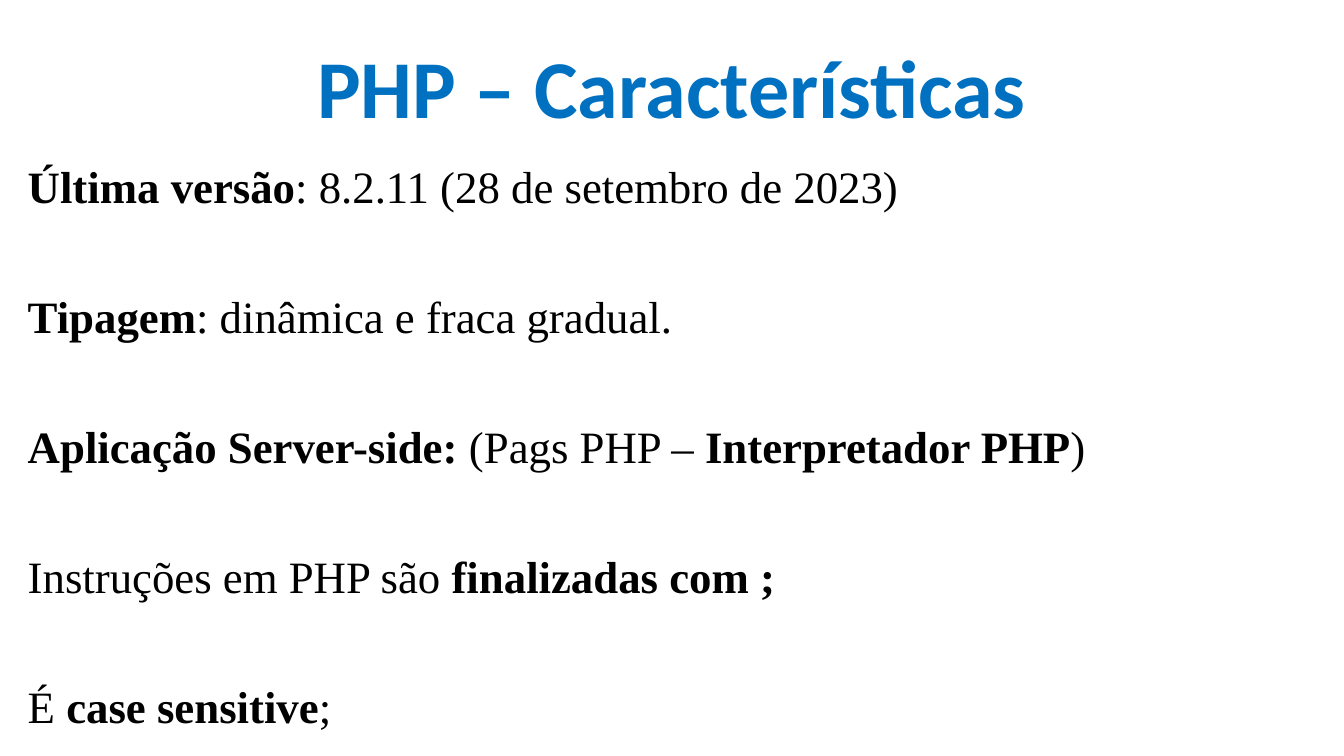
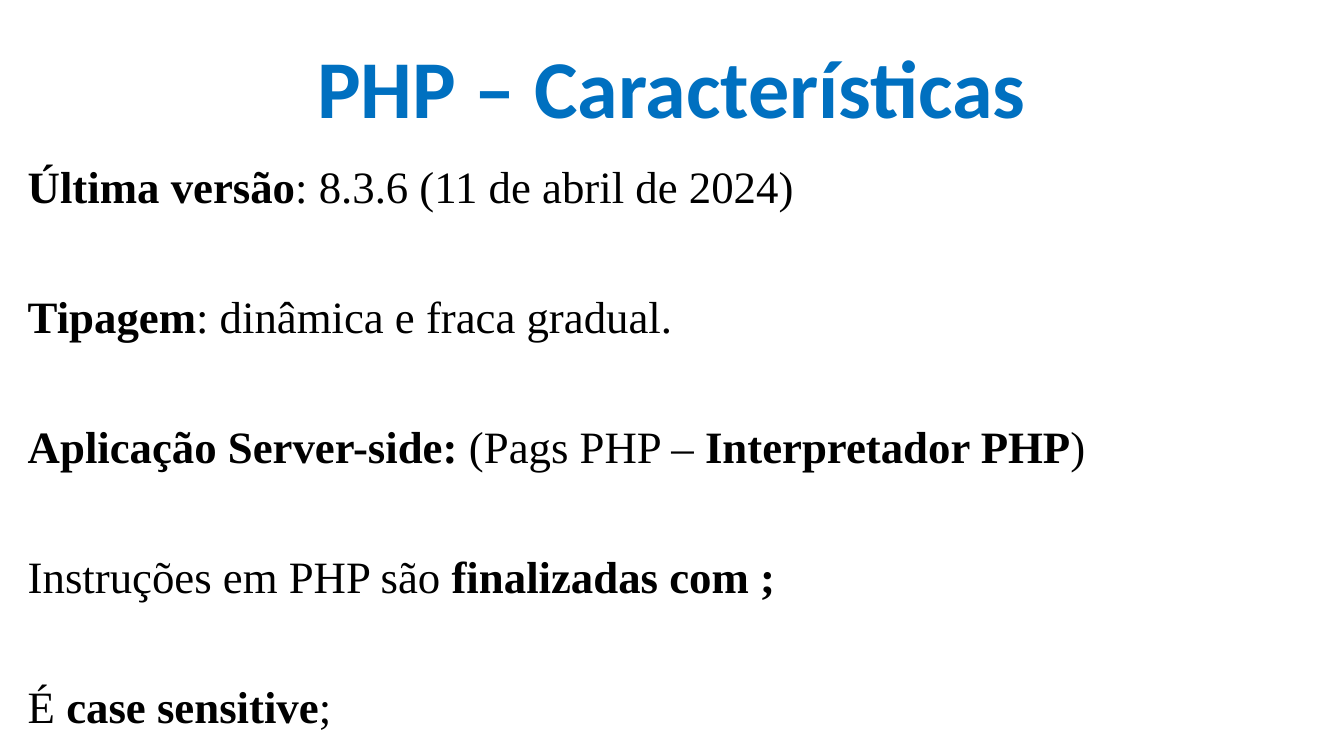
Before and after one commit to CloudEducationBrazil/WydenDesenvolvimentoWebPHP, a slide deck: slide 9 of 01 Classes/Aula 12 e 13 Desenvolvimento Web PHP - PHP.pptx. Drawn at 1344x756 pixels with LibreOffice and Linux fonts; fonts in the diff are those of the drawing; background and template pictures are left out. Boxes give left, top, right and bottom in pixels: in the first picture for what was removed or moved away, otherwise in the second. Text is boxed around its words. In the diff, an @@ line names an element or a change of style, - is before the commit and + after.

```diff
--- a/01 Classes/Aula 12 e 13 Desenvolvimento Web PHP - PHP.pptx
+++ b/01 Classes/Aula 12 e 13 Desenvolvimento Web PHP - PHP.pptx
@@ text at box(28, 169, 794, 213): text changed @@
-Última versão: 8.2.11 (28 de setembro de 2023)
+Última versão: 8.3.6 (11 de abril de 2024)
```
Also in this commit, not shown: 7 other slides changed.
